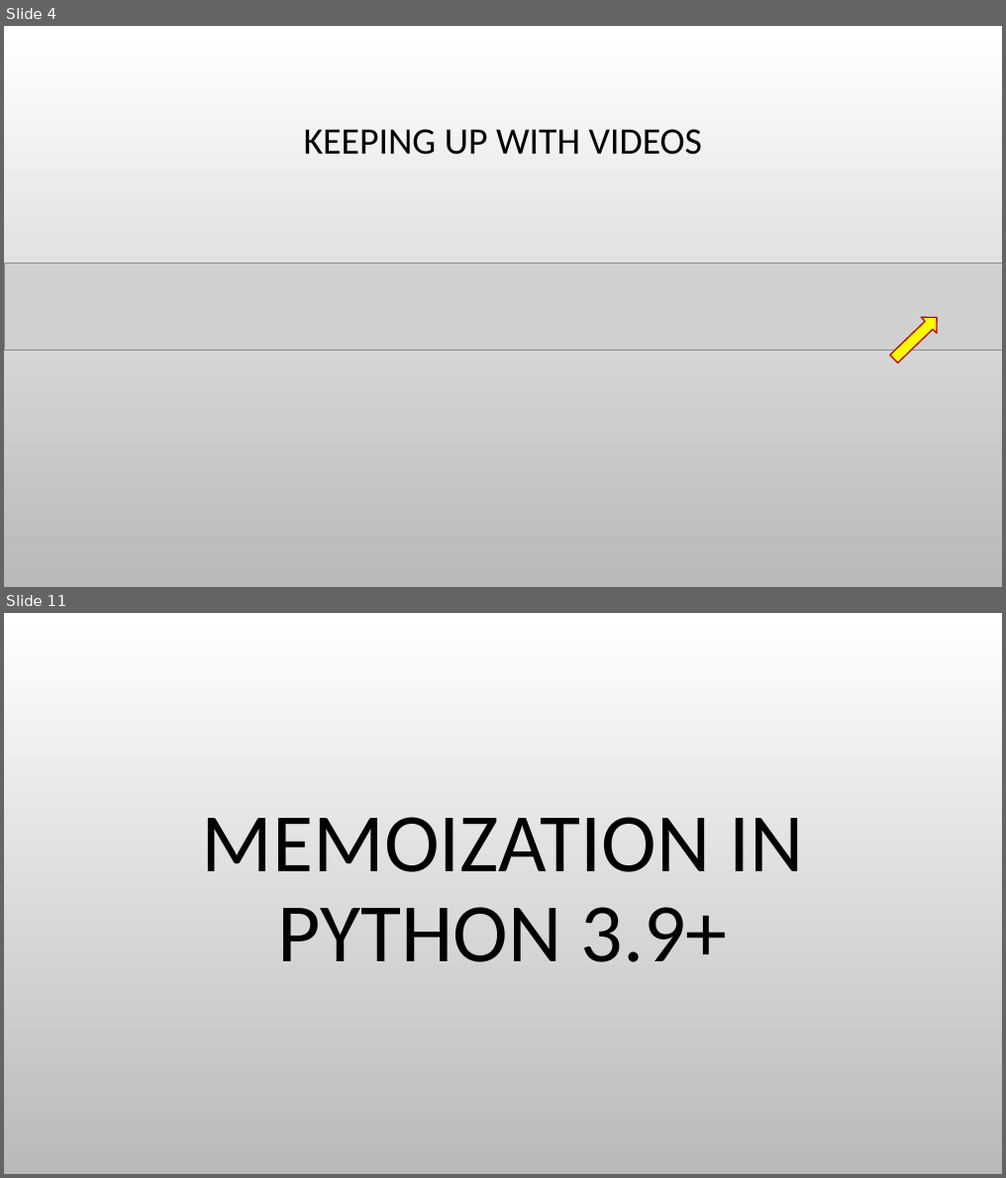
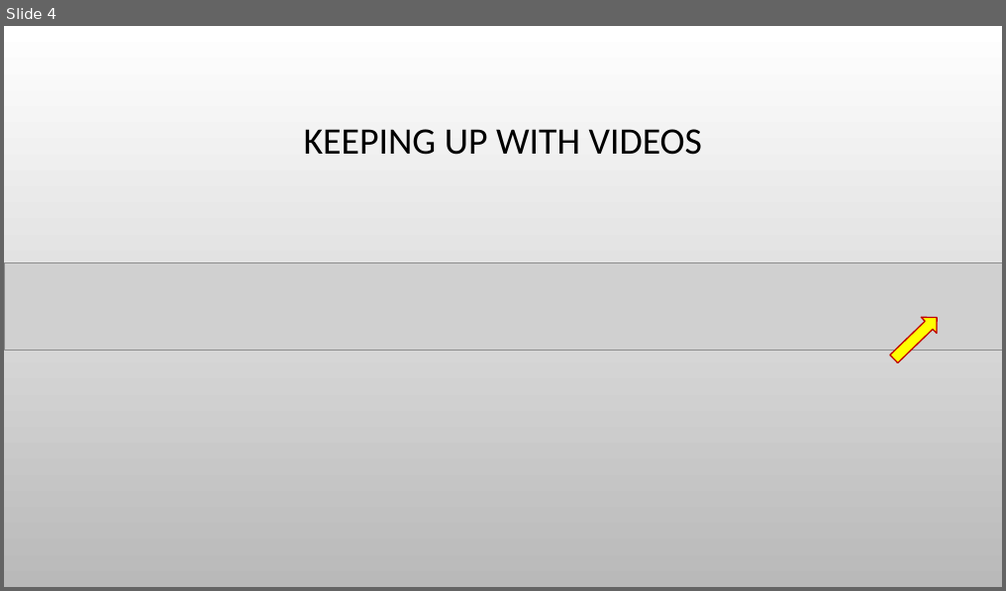
Before and after one commit to evarga/composite-decomposition, a slide deck: trailer/Trailer.pptx. Shown one above the other, each under a label of ours: slides 4 and 11 before the commit, slide 4 after it; the slides between them are not shown. The pictures are 1006x1178 and 1006x591 pixels, drawn with LibreOffice and Linux fonts; fonts in the diff are those of the drawing; grey boxes stand for pictures; background and template pictures are left out. Boxes give left, top, right and bottom in pixels: in the first picture for what was removed or moved away, otherwise in the second. Text is boxed around its words. In the diff, an @@ line names an element or a change of style, - is before the commit and + after.

```diff
--- a/trailer/Trailer.pptx
+++ b/trailer/Trailer.pptx
@@ slide 11 removed at <box>4,613,1002,1174</box>, background picture (left out) @@
@@ title removed at <box>202,817,803,962</box> @@
-MEMOIZATION IN PYTHON 3.9+
```
Also in this commit, not shown: 2 slides changed, 8 other slides removed.
